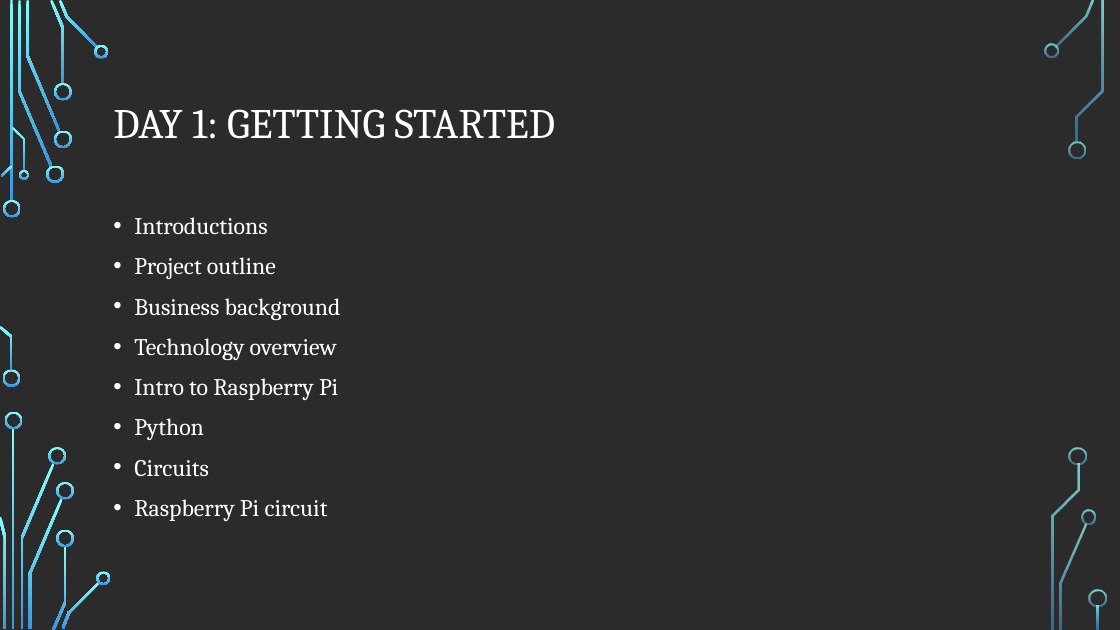
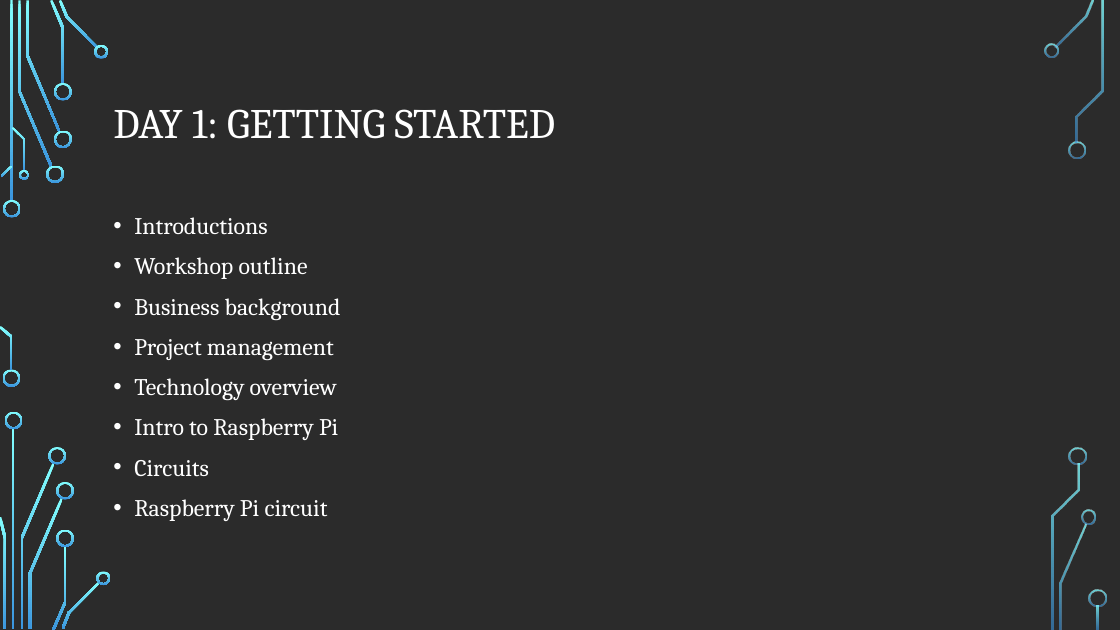
Before and after one commit to andrewjvelez/smap, a slide deck: slide 2 of docs/SMAP Materials Unbranded.pptx. Drawn at 1120x630 pixels with LibreOffice and Linux fonts; fonts in the diff are those of the drawing; background and template pictures are left out; a plain dark background stands for a picture behind light text. Boxes give left, top, right and bottom in pixels: in the first picture for what was removed or moved away, otherwise in the second. Text is boxed around its words. In the diff, an @@ line names an element or a change of style, - is before the commit and + after.

Commit message:
Updated Day 1 agenda to include project mgmt

```diff
--- a/docs/SMAP Materials Unbranded.pptx
+++ b/docs/SMAP Materials Unbranded.pptx
@@ text at (x1=134, y1=257, x2=308, y2=279): text changed @@
-• Project outline
+• Workshop outline
@@ text at (x1=134, y1=339, x2=334, y2=360): paragraph added @@
+• Project management
@@ text at (x1=134, y1=418, x2=204, y2=440): paragraph removed @@
-• Python
```
Also in this commit, not shown: 1 other slide changed.
